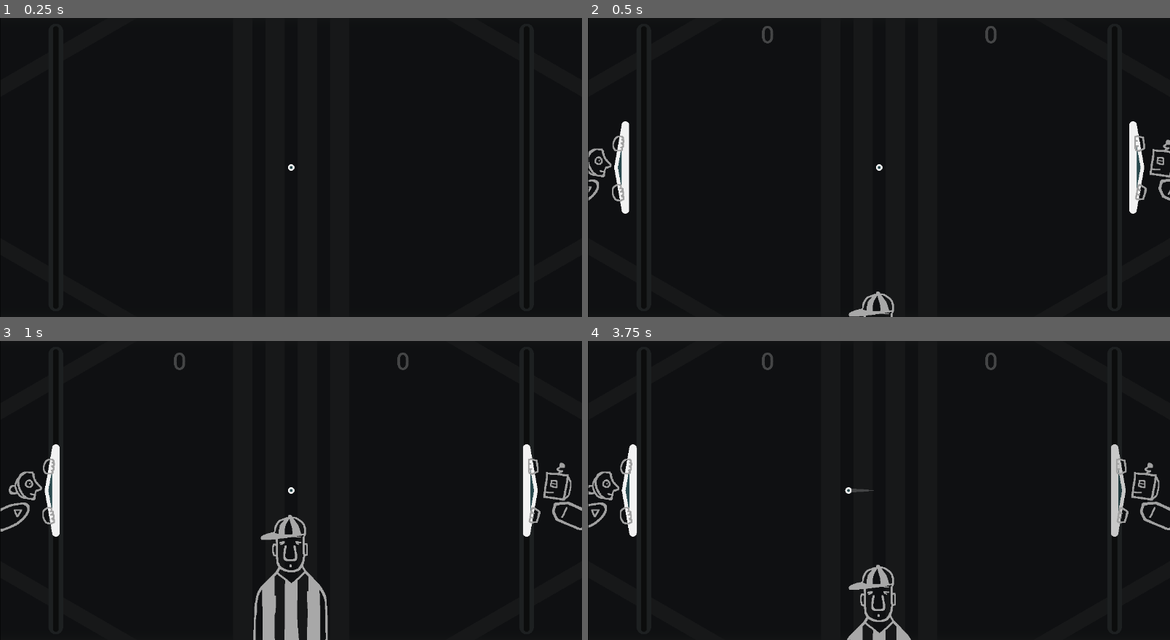
Above: before the commit, frames 1-4 (two rows, left to right).
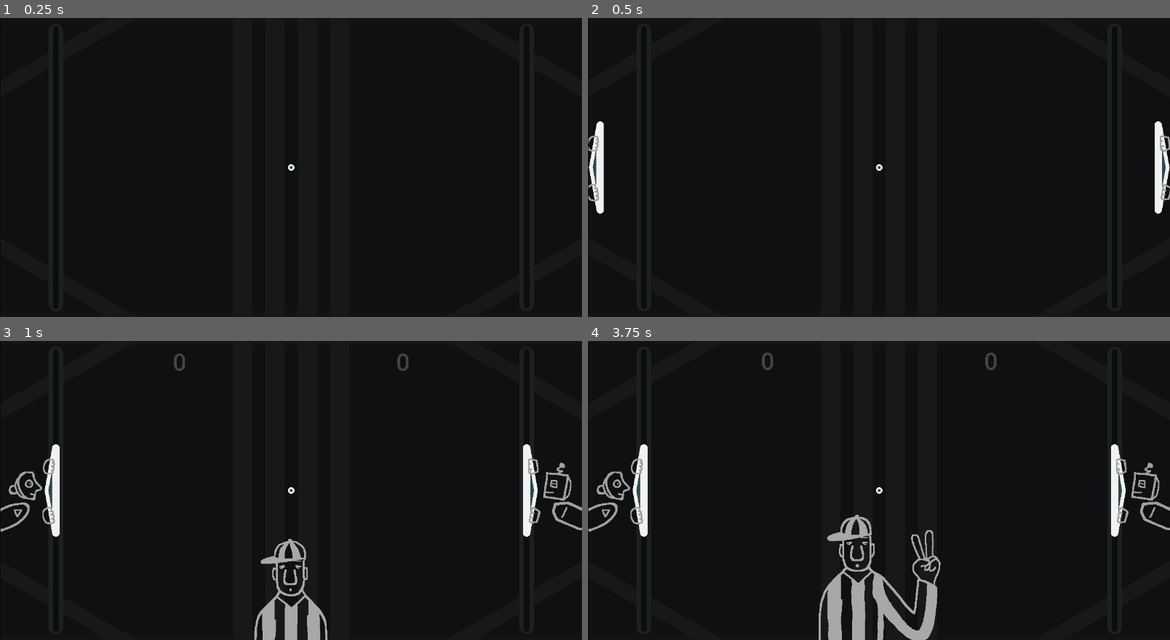
Above: after the commit, the same moments.

Repository: pixerhp/Pixers-Pong
Game: Godot game, scene res://scenes/topscenes/gameplay_topscene.tscn
Two runs of this game, one before a commit and one after it. Both use one fixed random seed, a clock stepped at 60 frames per second and the inputs below.
Inputs (mouse positions are in pixels of both pictures, inside the frame that each line leads up to):
- Up to frame 1 (0.25 s): no input
- Up to frame 2 (0.5 s): no input
- Up to frame 3 (1 s): move the mouse to (419, 475) at 0.52 s; hold D (plr1_bump_right) from 0.53 s (still down); tap Shift (plr1_slow) at 0.6 s; click (419, 475) at 0.67 s; tap Keypad 0 (plr2_slow) at 0.8 s
- Up to frame 4 (3.75 s): move the mouse to (762, 505) at 1.27 s; release D (plr1_bump_right) at 1.28 s; hold S (plr1_down) 1.28-2.03 s; tap Keypad 0 (plr2_slow) at 1.35, 3.05, 3.6 s; tap T (test) at 1.55, 2.1 s; move the mouse to (937, 424) at 2.02 s; hold D (plr1_bump_right) 2.03-2.78 s; tap Shift (plr1_slow) at 2.3, 2.85 s; move the mouse to (849, 550) at 2.77 s; hold W (plr1_up) 2.78-3.53 s; click (849, 550) at 2.92 s; move the mouse to (1053, 535) at 3.52 s; hold A (plr1_bump_left) from 3.53 s (still down)

Frame 1 is identical in both runs. In frame 2, 3.0% of the frame differs, in the area x 0-100%, y 2-100%; in frame 3, 1.7%; in frame 4, 5.3%, in the area x 0-93%, y 34-100%.

Commit message:
Partial code cleanup

Diff:
--- a/scripts/gameplay_script.gd
+++ b/scripts/gameplay_script.gd
@@ -9,7 +9,7 @@
 	update_scores_text()
 	reset_ai_inputs(false)
 	reset_ai_inputs(true)
-	first_serve_start_time = Time.get_ticks_msec()
+	firstserve_start_time = Time.get_ticks_msec()
 
 func reset_gameobject_positions():
 	%CenteringParent.position = Vector2(0,0)
@@ -69,11 +69,26 @@
 	if Globals.plr2_streak == 0: %RightScoreStreak/%StreakContainer/%StreakLabel.text = ""
 	else: %RightScoreStreak/%StreakContainer/%StreakLabel.text = STREAK_PREFIX + str(Globals.plr2_streak)
 
-var first_serve_start_time: int = Time.get_ticks_msec()
-var first_serve_still_needs_to_conclude: bool = true
-const FIRST_SERVE_TOTAL_DURATION: int = 4000
-func do_first_serve_animation():
-	first_serve_still_needs_to_conclude = true
+# Constants, variables and code related to the 'first serve' that occurs when you start playing:
+var firstserve_start_time: int = Time.get_ticks_msec()
+const FIRSTSERVE_ANIMATION_DURATION: int = 5500
+const FIRSTSERVE_PLAYHALT_DURATION: int = 5000
+var firstserve_anim_to_conclude: bool = false
+var firstserve_halt_to_conclude: bool = false
+func checkdo_first_serve_animation():
+	var anim_proportion: float = proportion_from_range(
+		Time.get_ticks_msec(), firstserve_start_time, firstserve_start_time + FIRSTSERVE_ANIMATION_DURATION)
+
+	# Check whether the animation should be playing, and if not, then run conclusion code if needed.
+	if is_in_range_f(anim_proportion, 0.0, 1.0):
+		firstserve_anim_to_conclude = true
+	else:
+		if firstserve_anim_to_conclude:
+			# !!!
+			firstserve_anim_to_conclude = false
+		return
+
+	var section_proportion: float = 0.0
 	const FS_PADS_SLIDE_S: float = 0.0
 	const FS_PADS_SLIDE_E: float = 0.15
 	const FS_INTRODUCE_SCORES_S: float = 0.075
@@ -83,33 +98,32 @@
 	const FS_REF_COUNT_S: float = 0.3
 	const FS_REF_COUNT_E: float = 0.9
 
-	var total_prog: float = float(Time.get_ticks_msec() - first_serve_start_time) / float(FIRST_SERVE_TOTAL_DURATION)
-	var sect_prog: float = 0.0
-
-	sect_prog = get_sect_prog(total_prog, FS_PADS_SLIDE_S, FS_PADS_SLIDE_E)
-	%LeftPaddle.position.x = (-120.0 if (sect_prog < 0.0) else (120.0 if (sect_prog > 1.0) else (-120.0 + (240.0 * sect_prog))))
+	section_proportion = proportion_from_range(anim_proportion, FS_PADS_SLIDE_S, FS_PADS_SLIDE_E)
+	%LeftPaddle.position.x = (-120.0 if (section_proportion < 0.0) else (120.0 if (section_proportion > 1.0) else (-120.0 + (240.0 * section_proportion))))
 	%RightPaddle.position.x = Globals.GAME_SIZE.x - %LeftPaddle.position.x
-	sect_prog = get_sect_prog(total_prog, FS_INTRODUCE_SCORES_S, FS_INTRODUCE_SCORES_E)
-	%LeftScoreStreak.position.y = (-70.0 if (sect_prog < 0.0) else (70.0 if (sect_prog > 1.0) else (-70.0 + (140.0 * ease_out_back(sect_prog, 1.1)))))
+	section_proportion = proportion_from_range(anim_proportion, FS_INTRODUCE_SCORES_S, FS_INTRODUCE_SCORES_E)
+	%LeftScoreStreak.position.y = (-70.0 if (section_proportion < 0.0) else (70.0 if (section_proportion > 1.0) else (-70.0 + (140.0 * ease_out_back(section_proportion, 1.1)))))
 	%RightScoreStreak.position.y = %LeftScoreStreak.position.y
-	sect_prog = get_sect_prog(total_prog, FS_REF_APPROACH_S, FS_REF_APPROACH_E)
+	section_proportion = proportion_from_range(anim_proportion, FS_REF_APPROACH_S, FS_REF_APPROACH_E)
 	%Referee.position.y = (
-		(Globals.GAME_SIZE.y + (144.0 if (sect_prog < 0.0) else (-144.0 if (sect_prog > 1.0) else (144.0 - (288.0 * sect_prog)))))
-		if (total_prog < FS_REF_COUNT_S) else
-		((Globals.GAME_SIZE.y-144.0) if (total_prog < FS_REF_COUNT_E) else
-		((Globals.GAME_SIZE.y - 144.0) + (288.0 * get_sect_prog(total_prog, FS_REF_COUNT_E, 1.0))))
+		(Globals.GAME_SIZE.y + (144.0 if (section_proportion < 0.0) else (-144.0 if (section_proportion > 1.0) else (144.0 - (288.0 * section_proportion)))))
+		if (anim_proportion < FS_REF_COUNT_S) else
+		((Globals.GAME_SIZE.y-144.0) if (anim_proportion < FS_REF_COUNT_E) else
+		((Globals.GAME_SIZE.y - 144.0) + (288.0 * proportion_from_range(anim_proportion, FS_REF_COUNT_E, 1.0))))
 	)
-	if total_prog < FS_REF_COUNT_S: %Referee.play("idle")
-	elif total_prog < (FS_REF_COUNT_S + ((FS_REF_COUNT_E - FS_REF_COUNT_S) / 3.0)): %Referee.play("count_1")
-	elif total_prog < (FS_REF_COUNT_S + ((FS_REF_COUNT_E - FS_REF_COUNT_S) / 1.5)): %Referee.play("count_2")
-	elif total_prog < FS_REF_COUNT_E: %Referee.play("count_3")
+	if anim_proportion < FS_REF_COUNT_S: %Referee.play("idle")
+	elif anim_proportion < (FS_REF_COUNT_S + ((FS_REF_COUNT_E - FS_REF_COUNT_S) / 3.0)): %Referee.play("count_1")
+	elif anim_proportion < (FS_REF_COUNT_S + ((FS_REF_COUNT_E - FS_REF_COUNT_S) / 1.5)): %Referee.play("count_2")
+	elif anim_proportion < FS_REF_COUNT_E: %Referee.play("count_3")
 	else: %Referee.play("idle")
 
-func is_sect_prog_in_range(sect_progress: float) -> bool:
-	return ((0.0 < sect_progress) and (sect_progress < 1.0))
-
-func get_sect_prog(total_progress: float, section_start: float, section_end: float) -> float:
-	return ((total_progress - section_start) / (section_end - section_start))
+func is_in_range_i(value: int, min: int, max: int) -> bool:
+	return ((min <= value) and (value <= max))
+func is_in_range_f(value: float, min: float, max: float) -> bool:
+	return ((min <= value) and (value <= max))
+
+func proportion_from_range(current: float, range_start: float, range_end: float) -> float:
+	return ((current - range_start) / (range_end - range_start))
 
 func ease_out_back(ratio: float, c: float) -> float:
 	return 1 + ((c + 1) * pow(ratio - 1, 3)) + (c *  pow(ratio - 1, 2))
@@ -129,6 +143,7 @@
 	%BallShapeCast.clear_exceptions()
 
 func _process(delta: float):
+	## A test for resizing the court mid-game:
 	#if Input.is_action_just_pressed("test"):
 		#Globals.GAME_SIZE = Vector2(randi_range(500, 3000), randi_range(300, 2000))
 		#reset_gameobject_positions()
@@ -138,27 +153,21 @@
 	checkdo_toggle_pause()
 	if is_game_paused:
 		return
-	elif (Time.get_ticks_msec() - first_serve_start_time) < FIRST_SERVE_TOTAL_DURATION:
-		do_first_serve_animation()
-		if (float(Time.get_ticks_msec() - first_serve_start_time) / float(FIRST_SERVE_TOTAL_DURATION)) < 0.9:
-			return
-	else:
-		if first_serve_still_needs_to_conclude:
-			print("hi")
-			reset_gameobject_positions()
-			first_serve_still_needs_to_conclude = false
-	handle_paddle_cpu(false, Globals.plr1_cpu_mode)
-	handle_paddle_cpu(true, Globals.plr2_cpu_mode)
-	if Globals.plr1_force_slow: set_input("plr1_slow", true)
-	if Globals.plr2_force_slow: set_input("plr2_slow", true)
-	handle_paddle_controls(false, delta)
-	handle_paddle_controls(true, delta)
-	handle_ball_collision_movement(delta)
-	update_ball_trail()
-	handle_paddle_sidebump_animation(false)
-	handle_paddle_sidebump_animation(true)
-	handle_paddle_knockback_anim(false)
-	handle_paddle_knockback_anim(true)
+	checkdo_first_serve_animation()
+
+	if should_handle_regular_gameplay():
+		handle_paddle_cpu(false, Globals.plr1_cpu_mode)
+		handle_paddle_cpu(true, Globals.plr2_cpu_mode)
+		if Globals.plr1_force_slow: set_input("plr1_slow", true)
+		if Globals.plr2_force_slow: set_input("plr2_slow", true)
+		handle_paddle_controls(false, delta)
+		handle_paddle_controls(true, delta)
+		handle_ball_collision_movement(delta)
+		update_ball_trail()
+		handle_paddle_sidebump_animation(false)
+		handle_paddle_sidebump_animation(true)
+		handle_paddle_knockback_anim(false)
+		handle_paddle_knockback_anim(true)
 
 var is_game_paused: bool = false
 var paused_start_time: int = 0
@@ -188,10 +197,15 @@
 	%Referee.play()
 	for i in range(balltrail_times.size()):
 		balltrail_times[i] += paused_duration
-	first_serve_start_time += paused_duration
+	firstserve_start_time += paused_duration
 	total_paused_time += paused_duration
 	is_game_paused = false
 	%PauseMenuContainer.visible = false
+
+func should_handle_regular_gameplay() -> bool:
+	return not (
+		is_in_range_i(Time.get_ticks_msec(), firstserve_start_time, firstserve_start_time + FIRSTSERVE_PLAYHALT_DURATION) #!!! or reserve requires conclusion or etc
+	)
 
 var RANDOM_MOVEMENT_SEED_OFFSET: int = randi()
 var total_paused_time: int = 0
